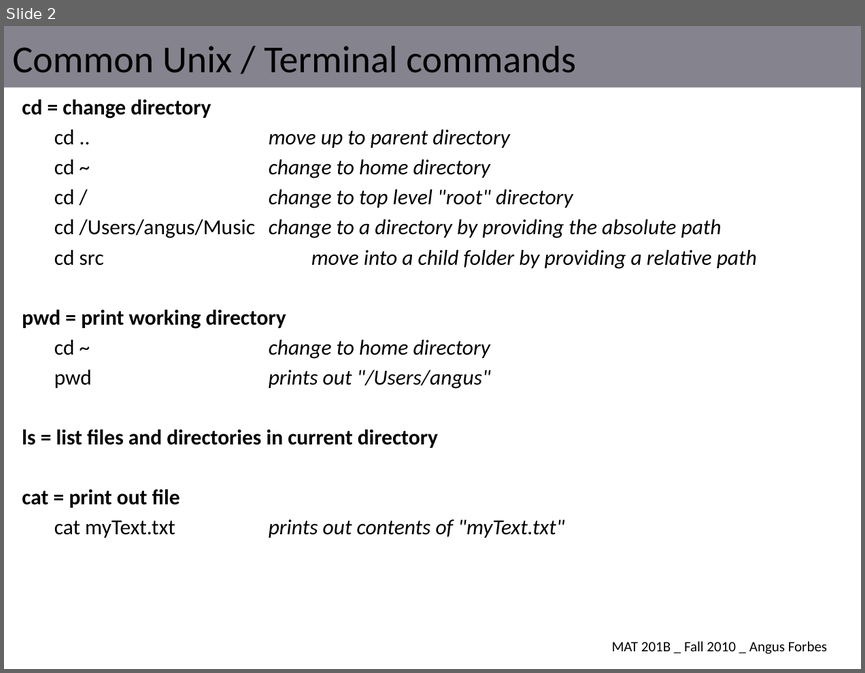
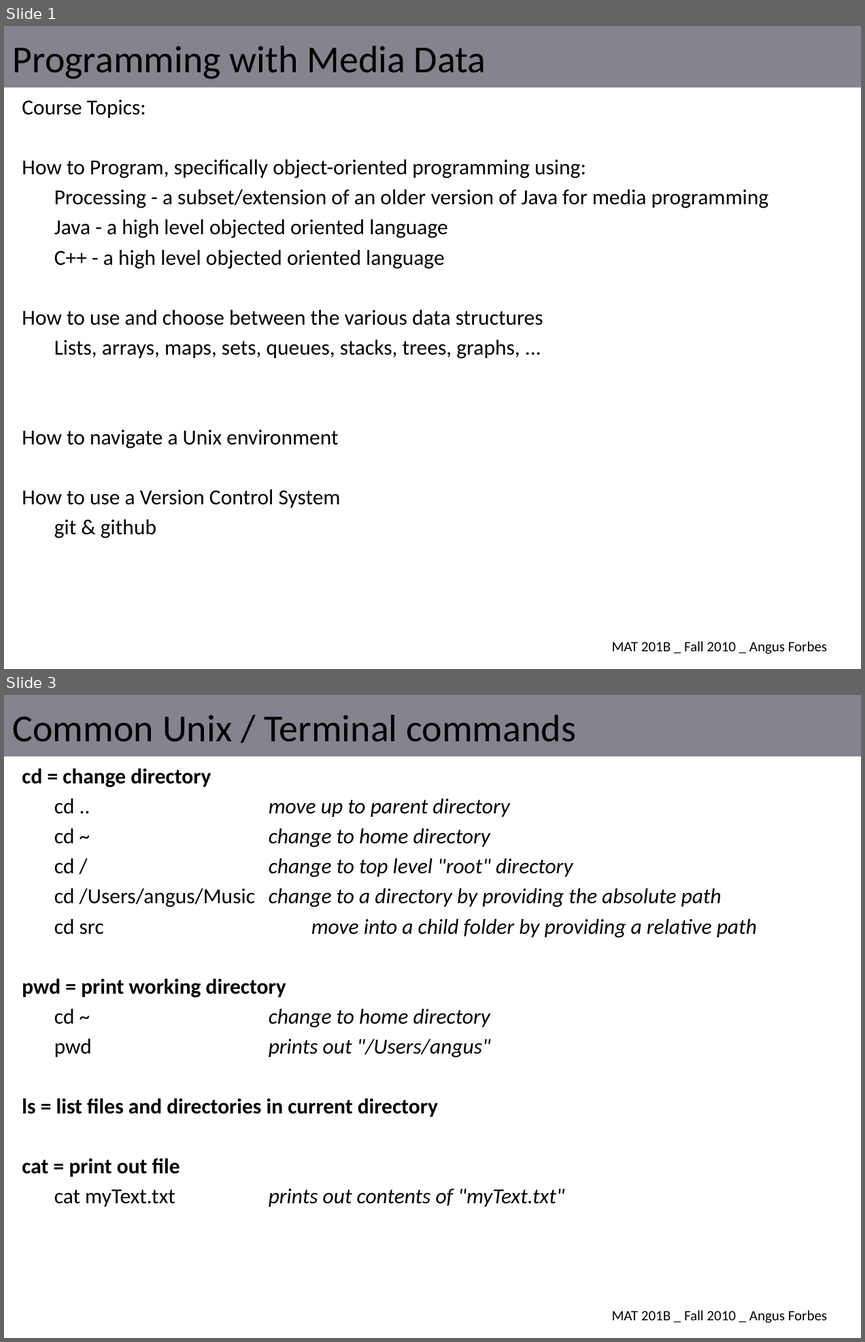
Before and after one commit to angusforbes/mat201b, a slide deck: slides/week1_thurs.pptx. Shown one above the other, each under a label of ours: slide 2 before the commit, slides 1 and 3 after it; the slides between them are not shown. The pictures are 865x673 and 865x1342 pixels, drawn with LibreOffice and Linux fonts; fonts in the diff are those of the drawing. Boxes give left, top, right and bottom in pixels: in the first picture for what was removed or moved away, otherwise in the second. Text is boxed around its words. In the diff, an @@ line names an element or a change of style, - is before the commit and + after.

Commit message:
updating slides

```diff
--- a/slides/week1_thurs.pptx
+++ b/slides/week1_thurs.pptx
@@ slide 1 added at (x1=4, y1=26, x2=861, y2=669), background #FFFFFF; not listed: 2 template elements that a slide beside it also shows @@
@@ title added at (x1=13, y1=46, x2=486, y2=79), 32 pt, text #000000 @@
+Programming with Media Data
@@ text added at (x1=22, y1=99, x2=769, y2=538), 18 pt, text #000000 @@
+Course Topics:
+How to Program, specifically object-oriented programming using:
+Processing - a subset/extension of an older version of Java for media programming
+Java - a high level objected oriented language
+C++ - a high level objected oriented language
+How to use and choose between the various data structures
+Lists, arrays, maps, sets, queues, stacks, trees, graphs, ...
+How to navigate a Unix environment
+How to use a Version Control System
+git & github
@@ what was slide 2 is now slide 3 @@
```
Also in this commit, not shown: 1 other slide added, 1 slide removed.
